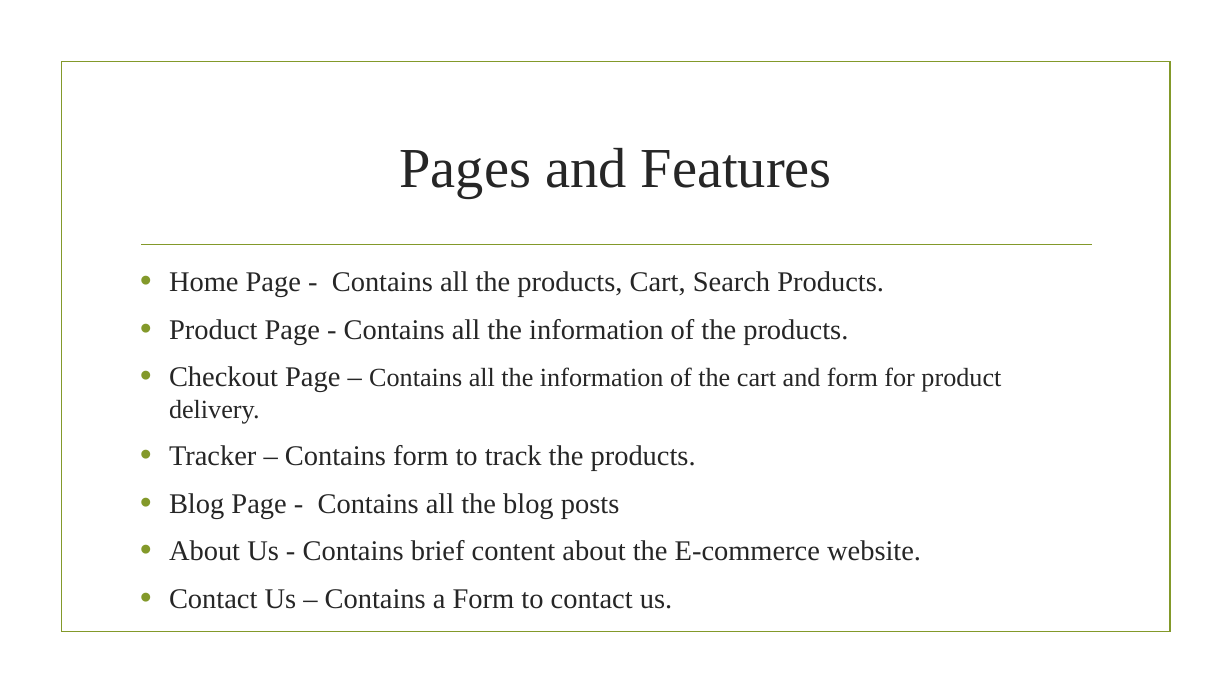
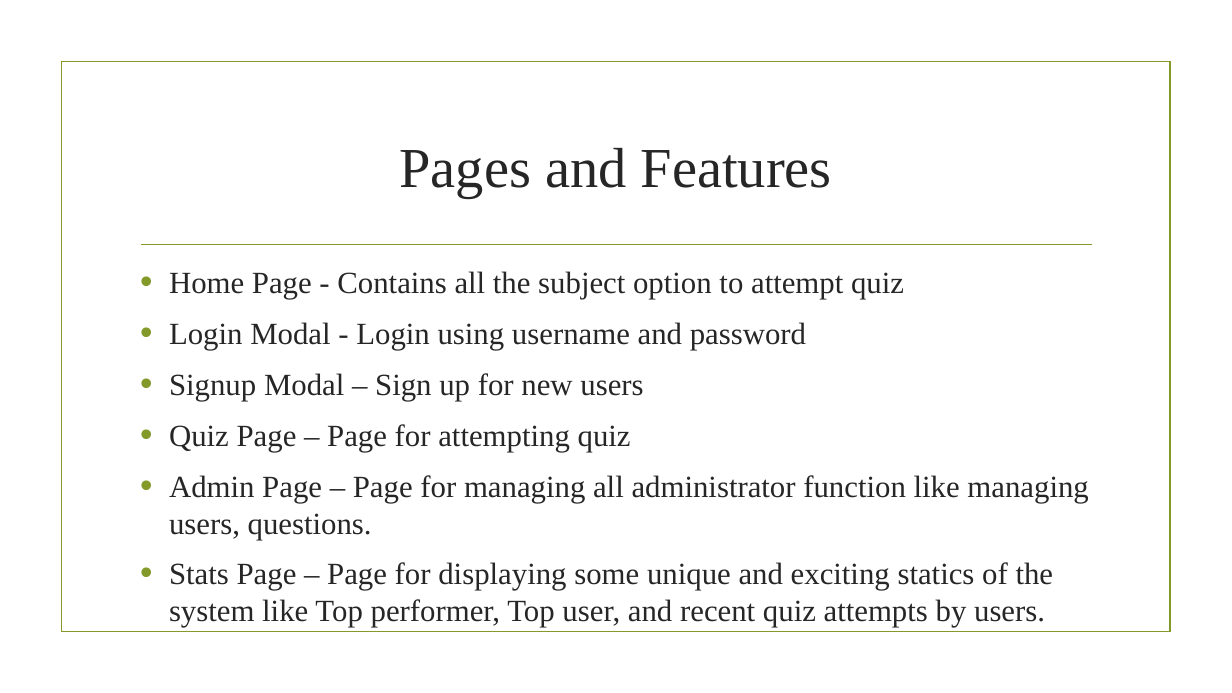
Before and after one commit to rkvyas98/quizApp, a slide deck: slide 5 of QuizApp PPT.pptx (slide 8 before the commit). Drawn at 1232x693 pixels with LibreOffice and Linux fonts; fonts in the diff are those of the drawing; background and template pictures are left out. Boxes give left, top, right and bottom in pixels: in the first picture for what was removed or moved away, otherwise in the second. Text is boxed around its words. In the diff, an @@ line names an element or a change of style, - is before the commit and + after.

```diff
--- a/QuizApp PPT.pptx
+++ b/QuizApp PPT.pptx
@@ text at (169, 271, 1088, 627): text changed; size 22.2 to 24 pt @@
-• Home Page - Contains all the products, Cart, Search Products.
-• Product Page - Contains all the information of the products.
-• Checkout Page – Contains all the information of the cart and form for product delivery.
-• Tracker – Contains form to track the products.
-• Blog Page - Contains all the blog posts
-• About Us - Contains brief content about the E-commerce website.
-• Contact Us – Contains a Form to contact us.
+• Home Page - Contains all the subject option to attempt quiz
+• Login Modal - Login using username and password
+• Signup Modal – Sign up for new users
+• Quiz Page – Page for attempting quiz
+• Admin Page – Page for managing all administrator function like managing users, questions.
+• Stats Page – Page for displaying some unique and exciting statics of the system like Top performer, Top user, and recent quiz attempts by users.
```
Also in this commit, not shown: 4 other slides changed, 4 slides removed.
